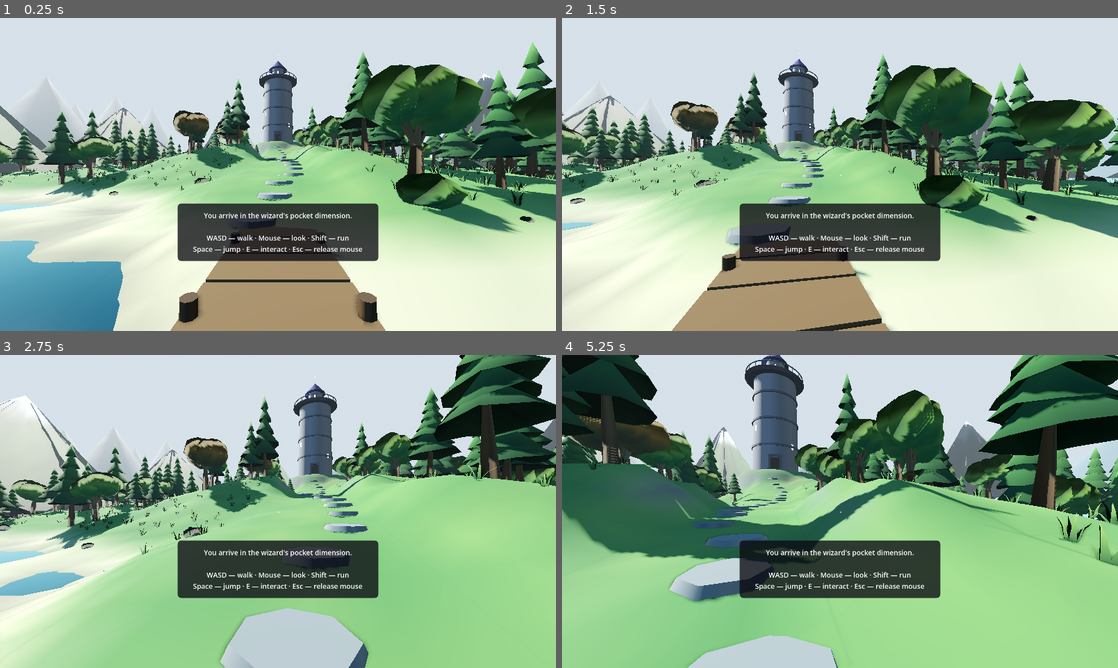
Above: before the commit, frames 1-4 (two rows, left to right).
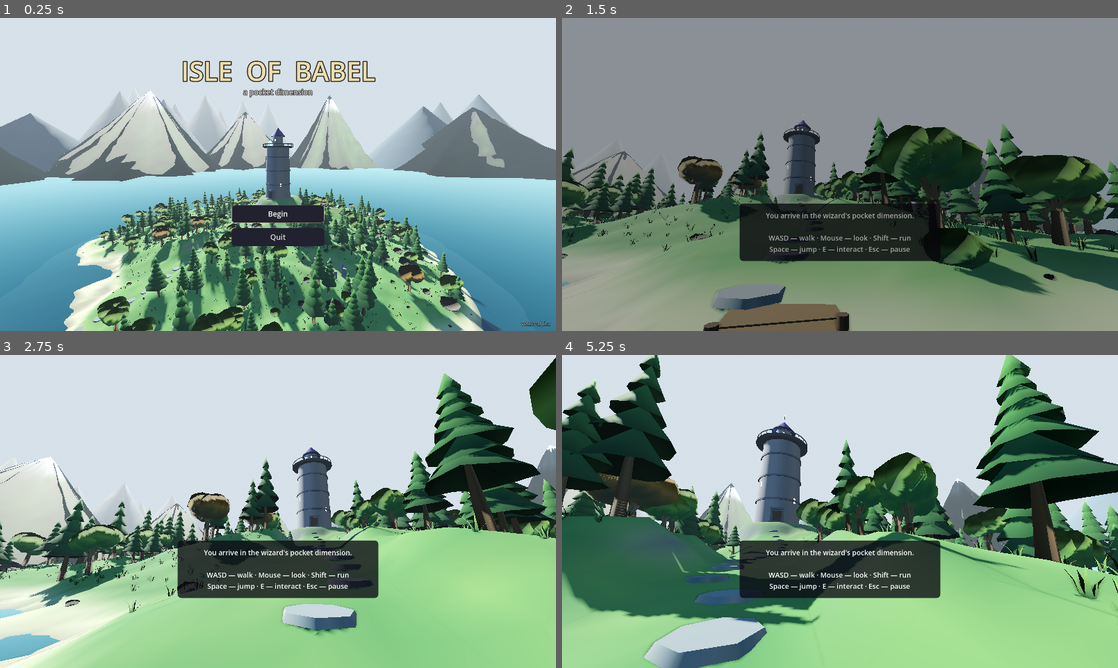
Above: after the commit, the same moments.

Repository: acaylor/isle-of-babel
Game: Godot game, scene res://scenes/island.tscn
The game is run twice, just before and just after one commit, with the same random seed, the same clock (stepped at 60 frames per second) and the same inputs.
Inputs (mouse positions are in pixels of both pictures, inside the frame that each line leads up to):
- Up to frame 1 (0.25 s): no input
- Up to frame 2 (1.5 s): click (840, 215) at 0.5 s, where only the run after the commit has a clickable "Begin"; move the mouse to (867, 174) at 1.27 s; hold W (move_forward) from 1.28 s (still down); hold E (interact) from 1.28 s (still down)
- Up to frame 3 (2.75 s): keep holding W (move_forward); tap Space (jump) at 1.52, 1.55, 1.82, 2.1, 2.27, 2.57 s; move the mouse to (250, 511) at 2.02 s; release E (interact) at 2.03 s; tap E (interact) at 2.3 s
- Up to frame 4 (5.25 s): move the mouse to (851, 505) at 2.77 s; hold F (flip) 2.78-3.53 s; tap Space (jump) at 3.05, 3.77, 4.07, 4.52, 4.55, 4.82 s; move the mouse to (834, 517) at 3.52 s; tap E (interact) at 3.6 s; move the mouse to (878, 514) at 4.27 s; hold Shift (sprint) 4.28-5 s; tap Escape (ui_cancel) at 4.9 s; release W (move_forward) at 5 s; click "Resume" at 5 s

The runs differ from the first frame. In frame 1, 69% of the frame differs, in the area x 0-100%, y 7-100%; in frame 2, 94%, in the area x 0-100%, y 0-100%; in frame 3, 47%; in frame 4, 57%.

Commit message:
Add main menu over a live island orbit; Main Menu in pause menu
- The game now opens on a title screen: Game.spawn_point sentinel "menu"
  makes the island scene build a slowly orbiting cinematic camera and the
  menu overlay (Begin / Quit, version label from Game.VERSION) instead of
  spawning the player. Esc is inert on the title screen.
- Pause menu gains a Main Menu button that unpauses and travels back to
  the title screen.
- Interact prompt label now grows symmetrically so late-arriving text
  stays centered.
- Smoke test gains a fourth stage verifying the menu builds the title
  screen and spawns no player.

Co-Authored-By: Claude Fable 5 <noreply@anthropic.com>

Diff:
--- a/autoload/game.gd
+++ b/autoload/game.gd
@@ -3,10 +3,13 @@
 ## the spawn point the next scene should place the player at, and the
 ## pause menu.
 
+const VERSION := "0.2.0-alpha"
 const FADE_OUT := 0.45
 const FADE_IN := 0.7
 
-var spawn_point := "dock"
+## "menu" is a sentinel: the island scene builds the title screen with a
+## cinematic camera instead of spawning the player.
+var spawn_point := "menu"
 
 var _fade: ColorRect
 var _busy := false
@@ -63,6 +66,9 @@
 
 func _unhandled_input(event: InputEvent) -> void:
 	if event.is_action_pressed("ui_cancel"):
+		var cs := get_tree().current_scene
+		if cs and cs.has_meta("main_menu"):
+			return  # nothing to pause on the title screen
 		toggle_pause()
 		get_viewport().set_input_as_handled()
 
@@ -121,15 +127,22 @@
 
 	box.add_child(HSeparator.new())
 
-	_resume_button = _menu_button("Resume")
+	_resume_button = menu_button("Resume")
 	_resume_button.pressed.connect(toggle_pause)
 	box.add_child(_resume_button)
 
-	var quit := _menu_button("Quit")
+	var to_menu := menu_button("Main Menu")
+	to_menu.pressed.connect(func() -> void:
+		toggle_pause()
+		travel("res://scenes/island.tscn", "menu"))
+	box.add_child(to_menu)
+
+	var quit := menu_button("Quit")
 	quit.pressed.connect(func() -> void: get_tree().quit())
 	box.add_child(quit)
 
-func _menu_button(text: String) -> Button:
+## Shared button styling for the pause menu and the title screen.
+func menu_button(text: String) -> Button:
 	var b := Button.new()
 	b.text = text
 	b.custom_minimum_size = Vector2(240, 46)
--- a/player/player.gd
+++ b/player/player.gd
@@ -79,6 +79,8 @@
 	hud.add_child(_prompt_label)
 	_prompt_label.set_anchors_and_offsets_preset(Control.PRESET_CENTER_BOTTOM)
 	_prompt_label.position.y -= 110
+	# Text arrives after anchoring; grow from the center so it stays centered.
+	_prompt_label.grow_horizontal = Control.GROW_DIRECTION_BOTH
 
 	# A container band above the bottom of the screen keeps the message
 	# panel positioned and sized correctly no matter when text arrives.
--- a/scenes/island.gd
+++ b/scenes/island.gd
@@ -24,6 +24,7 @@
 var _crystal: MeshInstance3D
 var _crystal_base_y := 0.0
 var _spawns := {}
+var _menu_pivot: Node3D
 
 func _ready() -> void:
 	_noise.seed = 7041
@@ -56,6 +57,8 @@
 	if _crystal:
 		_crystal.rotation.y += delta * 0.6
 		_crystal.position.y = _crystal_base_y + sin(_t * 1.4) * 0.12
+	if _menu_pivot:
+		_menu_pivot.rotation.y += delta * 0.035
 
 # -- terrain ---------------------------------------------------------------
 
@@ -569,6 +572,9 @@
 		"tower_door": Transform3D(Basis.from_euler(Vector3(0, PI, 0)), Vector3(0, PLATEAU_HEIGHT + 0.3, -4.2)),
 		"tower_top": Transform3D(Basis.from_euler(Vector3(0, PI, 0)), Vector3(-3.3, deck_y, -12.0)),
 	}
+	if Game.spawn_point == "menu":
+		_build_main_menu()
+		return
 	var player := PlayerScript.new()
 	add_child(player)
 	var t: Transform3D = _spawns.get(Game.spawn_point, _spawns["dock"])
@@ -577,4 +583,69 @@
 	player.fall_reset_y = -2.2
 	player.fall_message = "The lake returns you, politely, to the dock."
 	if Game.spawn_point == "dock":
-		player.show_message("You arrive in the wizard's pocket dimension.\n\nWASD — walk · Mouse — look · Shift — run\nSpace — jump · E — interact · Esc — release mouse", 12.0)
+		player.show_message("You arrive in the wizard's pocket dimension.\n\nWASD — walk · Mouse — look · Shift — run\nSpace — jump · E — interact · Esc — pause", 12.0)
+
+## The title screen: the live island under a slowly orbiting camera, with
+## the menu floating over it.
+func _build_main_menu() -> void:
+	set_meta("main_menu", true)
+	Input.mouse_mode = Input.MOUSE_MODE_VISIBLE
+
+	_menu_pivot = Node3D.new()
+	add_child(_menu_pivot)
+	_menu_pivot.position = Vector3(TOWER_POS.x, 0, TOWER_POS.y)
+	var cam := Camera3D.new()
+	cam.far = 1600.0
+	_menu_pivot.add_child(cam)
+	cam.position = Vector3(48, 34, 78)
+	cam.look_at(Vector3(TOWER_POS.x, 24.0, TOWER_POS.y))
+	cam.current = true
+
+	var layer := CanvasLayer.new()
+	add_child(layer)
+
+	var title := Label.new()
+	title.text = "ISLE  OF  BABEL"
+	title.horizontal_alignment = HORIZONTAL_ALIGNMENT_CENTER
+	title.add_theme_font_size_override("font_size", 68)
+	title.add_theme_color_override("font_color", Color(0.93, 0.87, 0.68))
+	title.add_theme_color_override("font_outline_color", Color(0.08, 0.06, 0.03, 0.9))
+	title.add_theme_constant_override("outline_size", 10)
+	layer.add_child(title)
+	title.set_anchors_and_offsets_preset(Control.PRESET_CENTER_TOP)
+	title.position.y += 90
+
+	var subtitle := Label.new()
+	subtitle.text = "a pocket dimension"
+	subtitle.horizontal_alignment = HORIZONTAL_ALIGNMENT_CENTER
+	subtitle.add_theme_font_size_override("font_size", 19)
+	subtitle.add_theme_color_override("font_color", Color(0.92, 0.92, 0.95, 0.85))
+	subtitle.add_theme_color_override("font_outline_color", Color(0.08, 0.06, 0.03, 0.8))
+	subtitle.add_theme_constant_override("outline_size", 6)
+	layer.add_child(subtitle)
+	subtitle.set_anchors_and_offsets_preset(Control.PRESET_CENTER_TOP)
+	subtitle.position.y += 178
+
+	var buttons := VBoxContainer.new()
+	buttons.add_theme_constant_override("separation", 14)
+	layer.add_child(buttons)
+	var begin := Game.menu_button("Begin")
+	begin.pressed.connect(func() -> void:
+		Game.travel("res://scenes/island.tscn", "dock"))
+	buttons.add_child(begin)
+	var quit := Game.menu_button("Quit")
+	quit.pressed.connect(func() -> void: get_tree().quit())
+	buttons.add_child(quit)
+	buttons.set_anchors_and_offsets_preset(Control.PRESET_CENTER_BOTTOM)
+	buttons.position.y -= 220
+	begin.grab_focus()
+
+	var version := Label.new()
+	version.text = "v%s" % Game.VERSION
+	version.add_theme_font_size_override("font_size", 13)
+	version.add_theme_color_override("font_color", Color(1, 1, 1, 0.55))
+	version.add_theme_color_override("font_outline_color", Color(0, 0, 0, 0.6))
+	version.add_theme_constant_override("outline_size", 4)
+	layer.add_child(version)
+	version.set_anchors_and_offsets_preset(Control.PRESET_BOTTOM_RIGHT)
+	version.position += Vector2(-14, -10)
--- a/tests/observer.gd
+++ b/tests/observer.gd
@@ -8,7 +8,7 @@
 
 func _process(delta: float) -> void:
 	_time += delta
-	if _time > 14.0:
+	if _time > 17.0:
 		_fail("timed out in stage %d" % _stage)
 	match _stage:
 		0:
@@ -47,6 +47,17 @@
 				if p and p.global_position.y < 30.0:
 					_fail("expected player on the summit balcony, got y=%.1f" % p.global_position.y)
 				elif p:
+					Game.travel("res://scenes/island.tscn", "menu")
+		3:
+			if _time > 11.5:
+				_stage = 4
+				_expect_scene("Island")
+				var cs := get_tree().current_scene
+				if not cs.has_meta("main_menu"):
+					_fail("menu spawn did not build the title screen")
+				elif not cs.find_children("", "CharacterBody3D", true, false).is_empty():
+					_fail("title screen should not spawn a player")
+				else:
 					print("SMOKE OK")
 					get_tree().quit(0)
 
Not shown, changed: CHANGELOG.md
